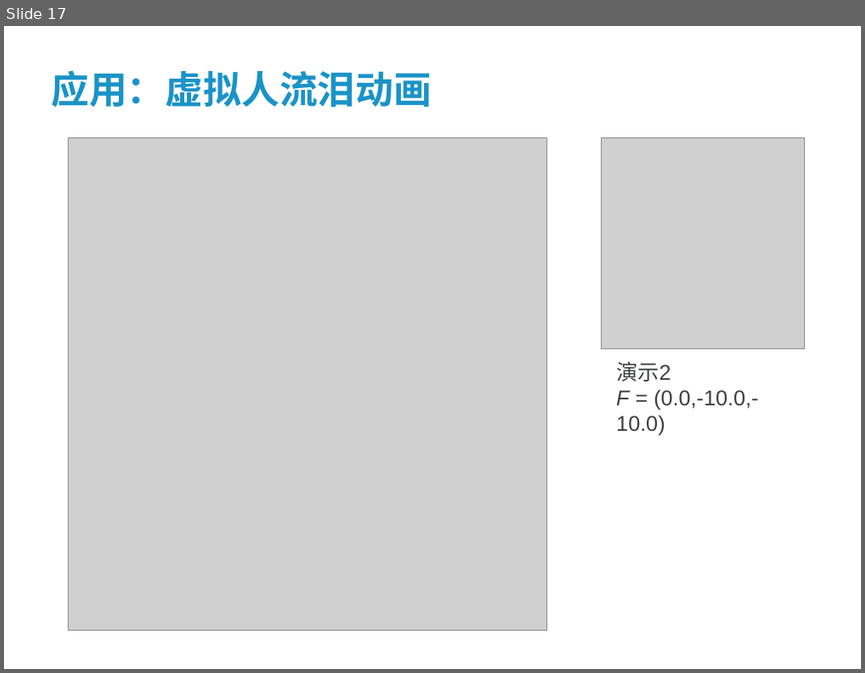
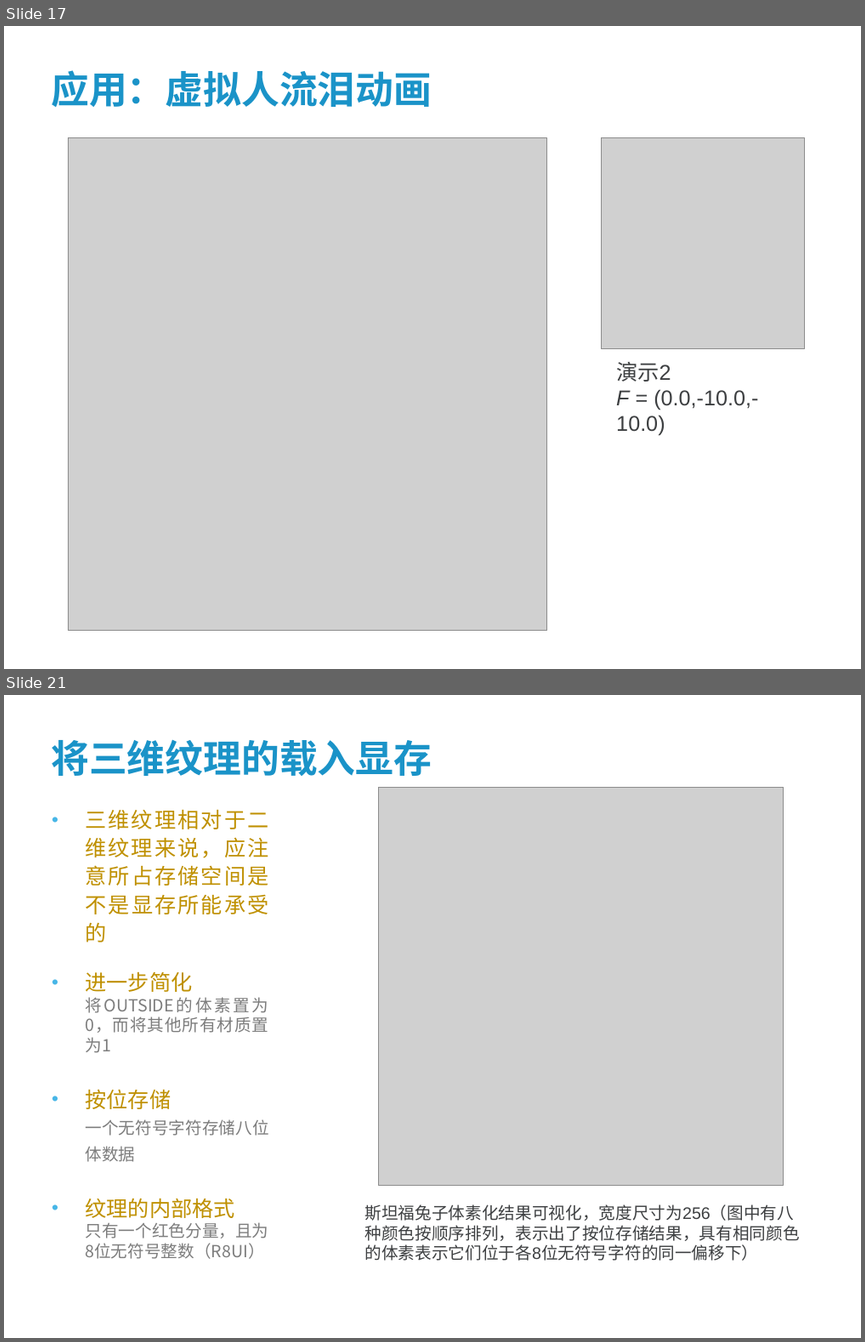
Before and after one commit to wsxmm1153/dissertation, a slide deck: paper/答辩讲稿.ppt. Shown one above the other, each under a label of ours: slide 17 before the commit, slides 17 and 21 after it; the slides between them are not shown. The pictures are 865x673 and 865x1342 pixels, drawn with LibreOffice and Linux fonts; fonts in the diff are those of the drawing; grey boxes stand for pictures; background and template pictures are left out. Boxes give left, top, right and bottom in pixels: in the first picture for what was removed or moved away, otherwise in the second. Text is boxed around its words. In the diff, an @@ line names an element or a change of style, - is before the commit and + after.

```diff
--- a/paper/答辩讲稿.ppt
+++ b/paper/答辩讲稿.ppt
@@ slide 21 added at (4,695,861,1338), background #FFFFFF @@
@@ title added at (51,739,432,776), 32 pt, text #1A93C8, bold @@
+将三维纹理的载入显存
@@ picture added at (378,787,783,1185) @@
@@ text added at (85,809,268,1259), 14 pt, text #7D7D7D @@
+• 三维纹理相对于二维纹理来说，应注意所占存储空间是不是显存所能承受的
+• 进一步简化
+    将OUTSIDE的体素置为0，而将其他所有材质置为1
+• 按位存储
+    一个无符号字符存储八位体数据
+• 纹理的内部格式
+    只有一个红色分量，且为8位无符号整数（R8UI）
@@ text added at (365,1204,800,1260), 14 pt, text #3D3F41 @@
+斯坦福兔子体素化结果可视化，宽度尺寸为256（图中有八种颜色按顺序排列，表示出了按位存储结果，具有相同颜色的体素表示它们位于各8位无符号字符的同一偏移下）
```
Also in this commit, not shown: 9 slides changed, 17 other slides added, 1 slide removed, 2 other files.
